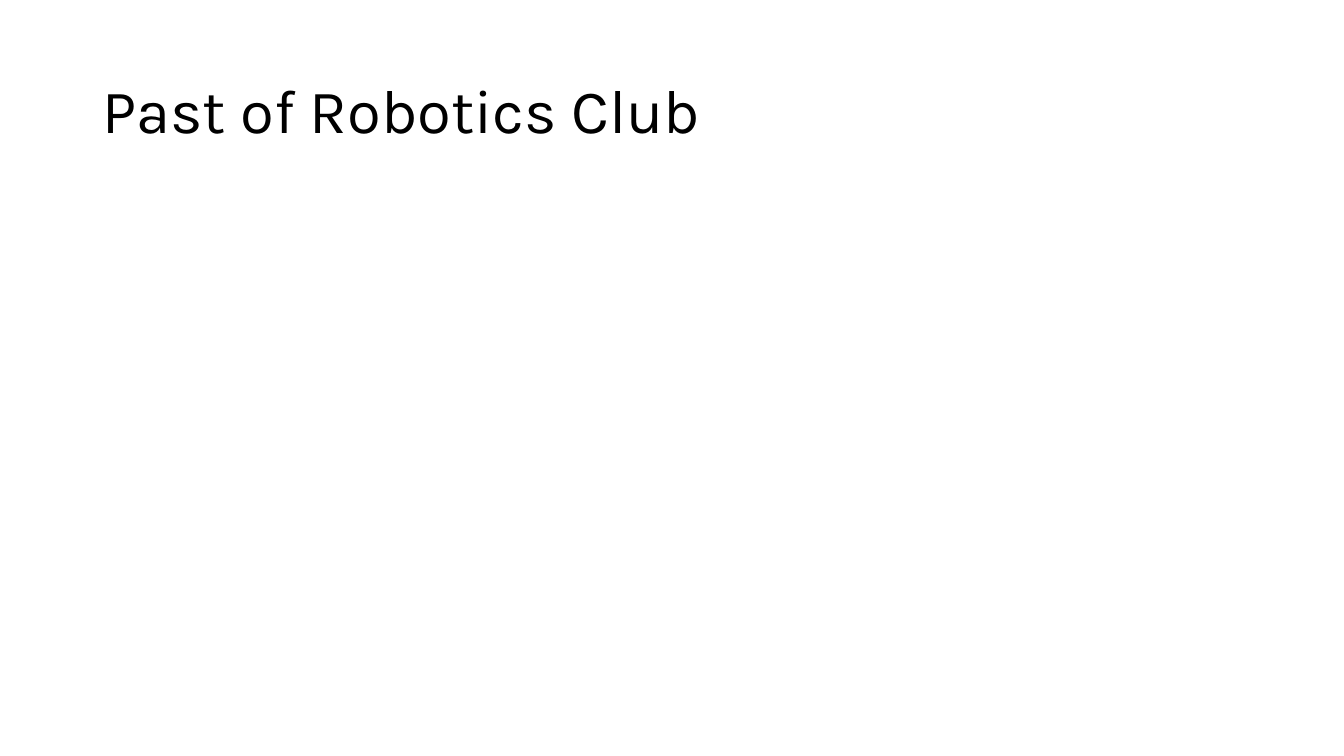
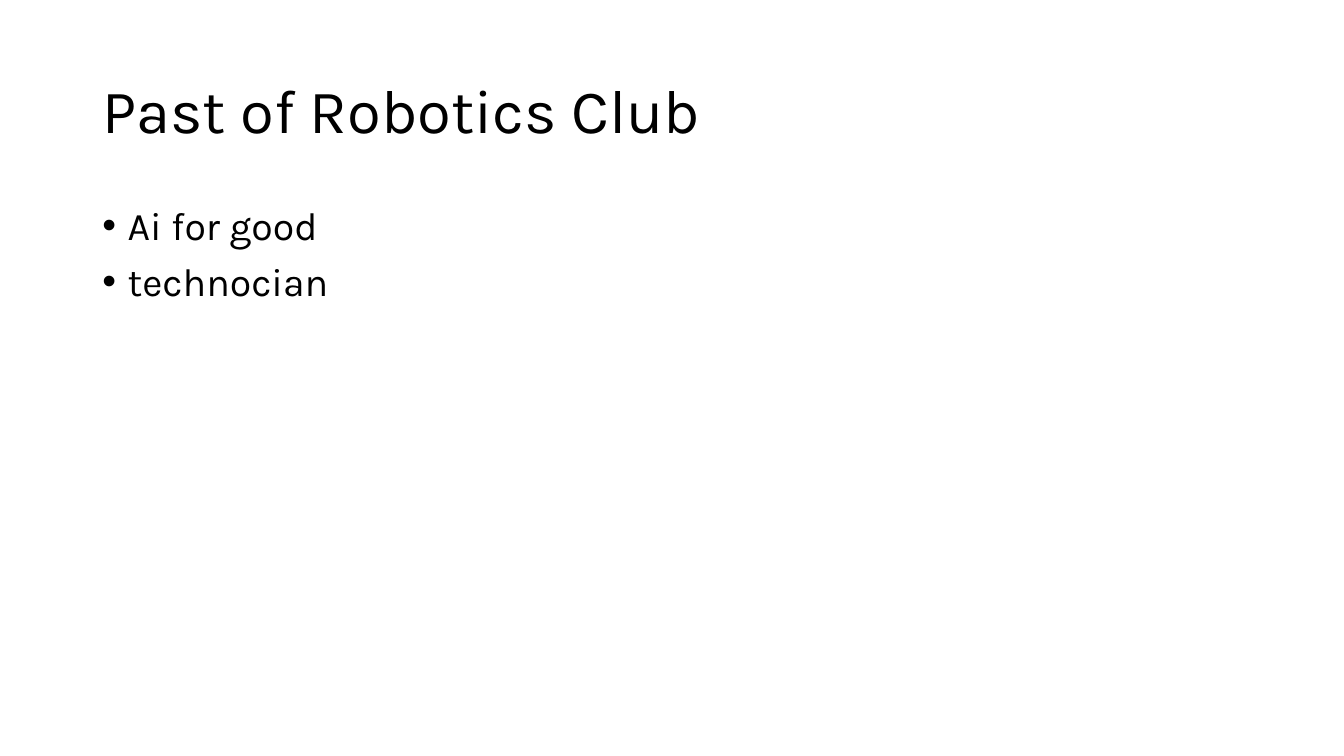
Before and after one commit to Null-undefined-source/UARC, a slide deck: slide 7 of United Academy Robotics Club.pptx (slide 6 before the commit). Drawn at 1344x756 pixels with LibreOffice and Linux fonts; fonts in the diff are those of the drawing. Boxes give left, top, right and bottom in pixels: in the first picture for what was removed or moved away, otherwise in the second. Text is boxed around its words. In the diff, an @@ line names an element or a change of style, - is before the commit and + after.

Commit message:
more changes

```diff
--- a/United Academy Robotics Club.pptx
+++ b/United Academy Robotics Club.pptx
@@ text added at [128, 213, 329, 297], 28 pt, text #000000 @@
+• Ai for good
+• technocian
```
Also in this commit, not shown: 2 other slides changed, 1 slide added.
